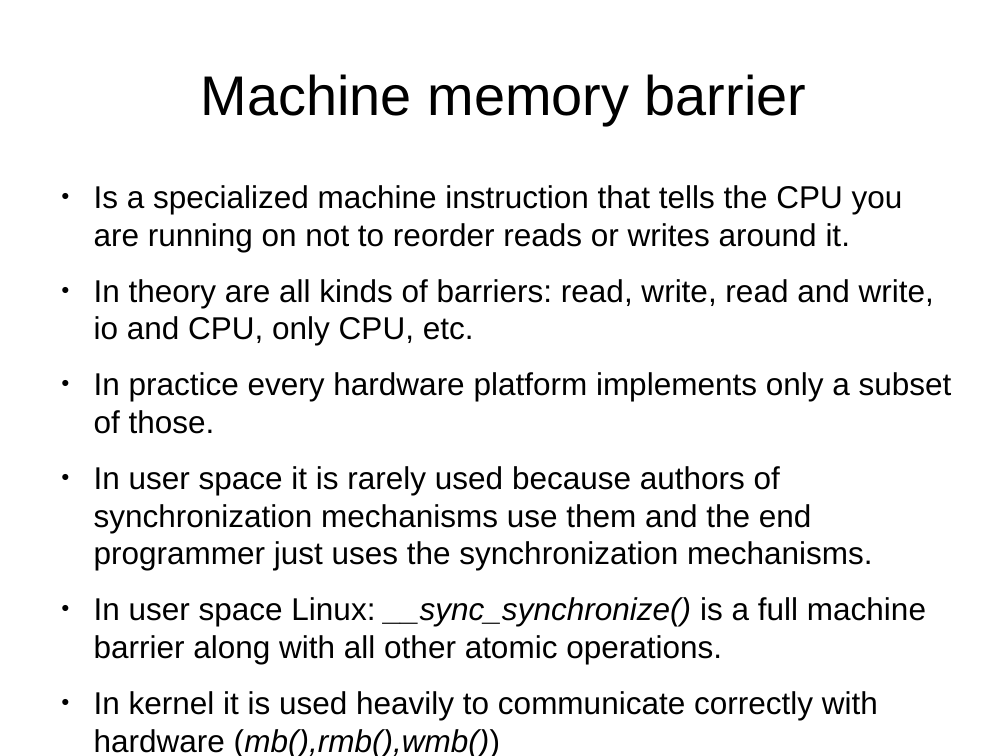
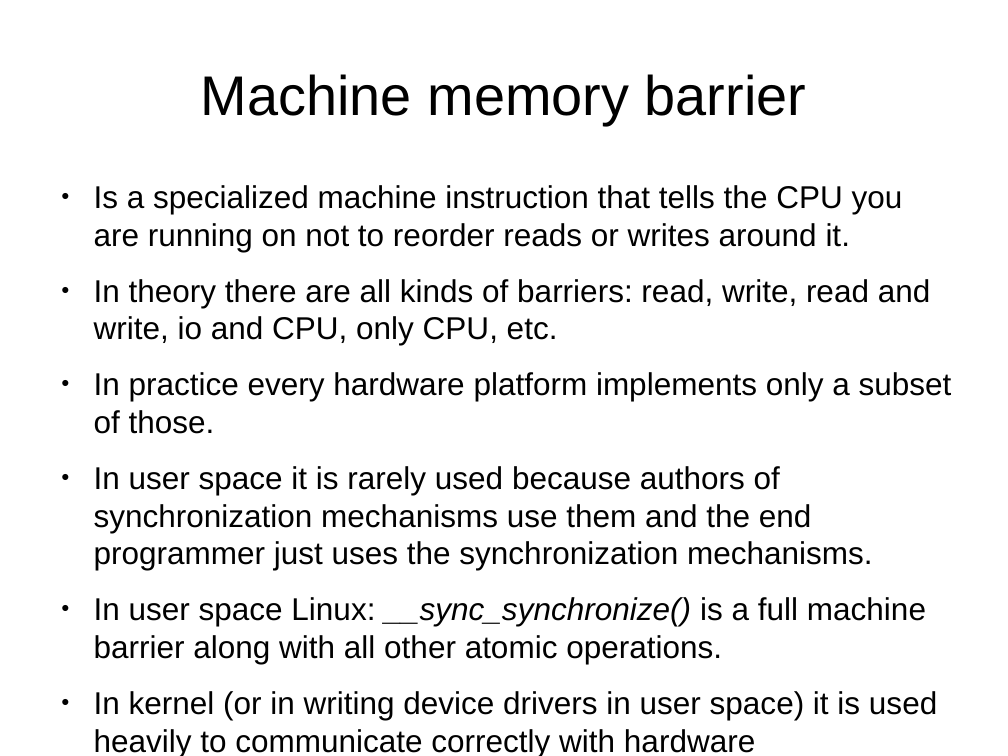
Before and after one commit to veltzer/demos-linux, a slide deck: slide 66 of doc/odp/multicore.odp. Drawn at 1008x756 pixels with LibreOffice and Linux fonts; fonts in the diff are those of the drawing. Boxes give left, top, right and bottom in pixels: in the first picture for what was removed or moved away, otherwise in the second. Text is boxed around its words. In the diff, an @@ line names an element or a change of style, - is before the commit and + after.

```diff
--- a/doc/odp/multicore.odp
+++ b/doc/odp/multicore.odp
@@ text at [94,279,931,345]: text changed @@
-● In theory are all kinds of barriers: read, write, read and write, io and CPU, only CPU, etc.
+● In theory there are all kinds of barriers: read, write, read and write, io and CPU, only CPU, etc.
@@ text at [94,691,937,756]: text changed @@
-● In kernel it is used heavily to communicate correctly with hardware (mb(),rmb(),wmb())
+● In kernel (or in writing device drivers in user space) it is used heavily to communicate correctly with hardware (mb(),rmb(),wmb())
```
Also in this commit, not shown: 2 other files.
